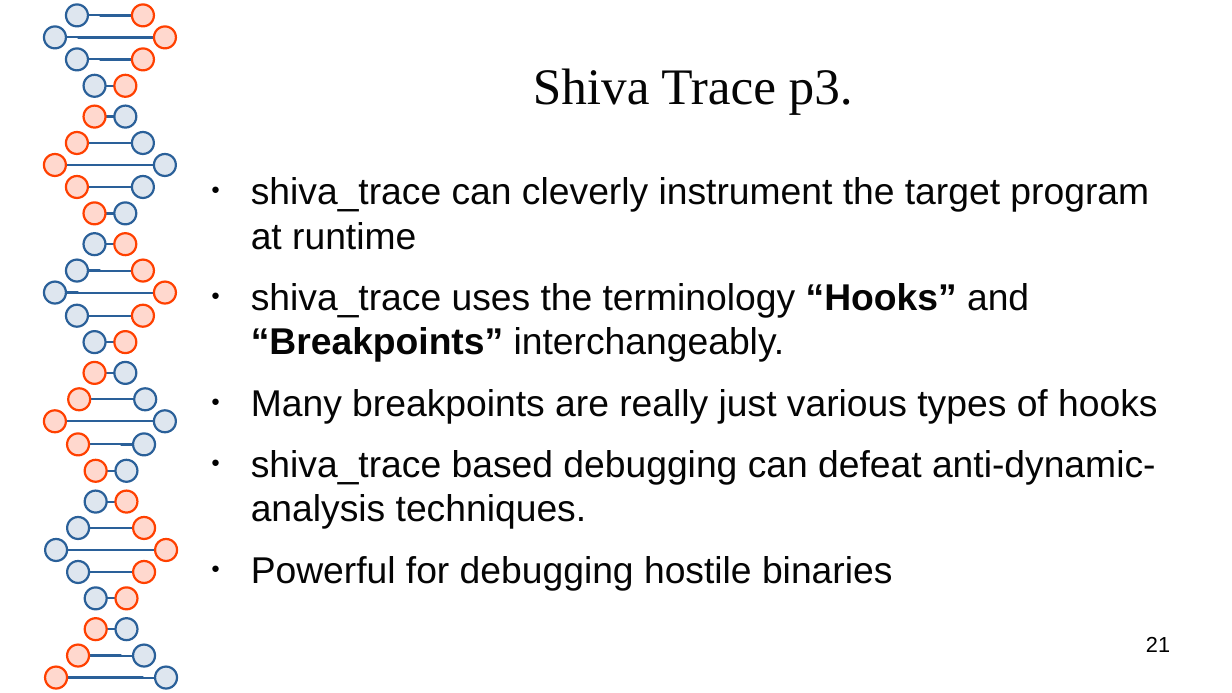
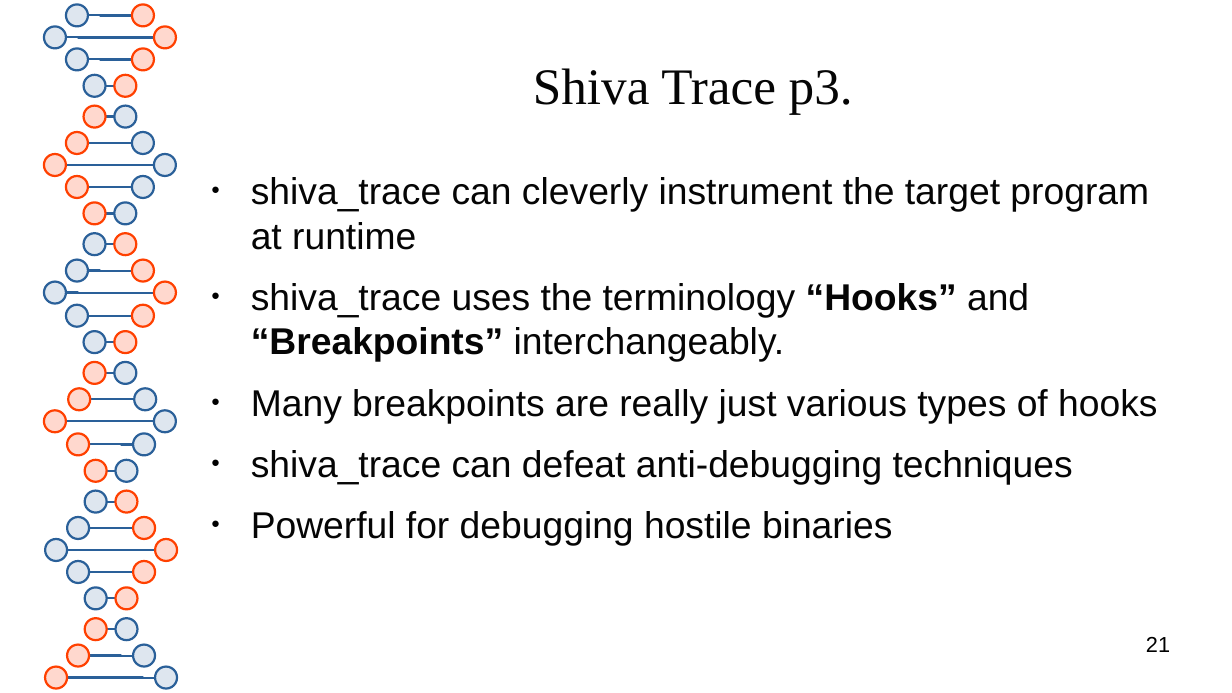
Before and after one commit to advanced-microcode-patching/shiva, a slide deck: slide 21 of presentation/shiva_runtime.odp. Drawn at 1232x693 pixels with LibreOffice and Linux fonts; fonts in the diff are those of the drawing. Boxes give left, top, right and bottom in pixels: in the first picture for what was removed or moved away, otherwise in the second. Text is boxed around its words. In the diff, an @@ line names an element or a change of style, - is before the commit and + after.

```diff
--- a/presentation/shiva_runtime.odp
+++ b/presentation/shiva_runtime.odp
@@ text at (251,450,1073,485): text changed @@
-● shiva_trace based debugging can defeat anti-dynamic-analysis techniques.
+● shiva_trace can defeat anti-debugging techniques
```
Also in this commit, not shown: 4 other slides changed, 5 slides added, 1 slide removed, 1 other file.
